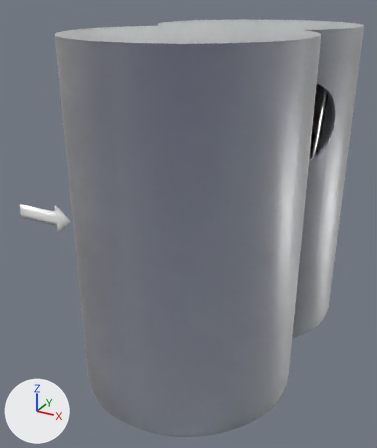
The Blender file ThreeLobeBlower.blend: old version first, new version second.
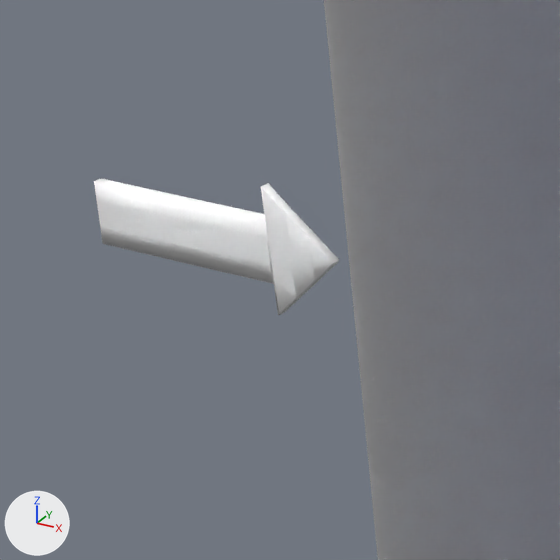
Each version appears first from a camera (50 mm lens) standing at (0.1092, -0.0881, 0.1097) and looking at (0.0136, 0.0858, 0.0228), and next in a close-up on the part from 0% to 31% of the width and 37% to 63% of the height. Every picture has the same lights, and +X, +Y and +Z are marked at lower left.

In view in the first close-up: 'Housing', 'Plane'.
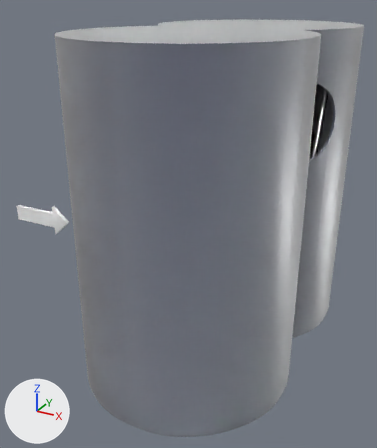
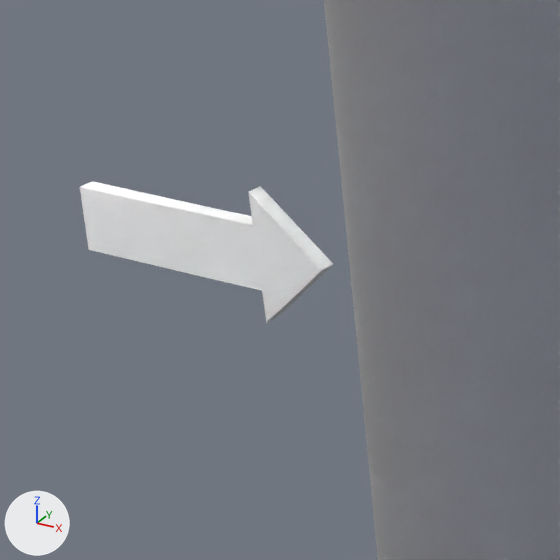
Commit message: Fix arrow geometry

Changed parts and their boxes (x1, y1, x2, y2) in the close-ups (560 x 560 px):
'Plane', reshaped, modifiers changed: before (94, 179, 339, 315); after (80, 181, 333, 323)

Diff of the bpy script that builds the scene:
```diff
--- a/ThreeLobeBlower.blend.py
+++ b/ThreeLobeBlower.blend.py
@@ me_plane @@
 # used by ob_plane; location = (0.0476, 0.0582, 0.0503); rotation_euler = (1.571, 0.0, 0.0), in degrees (90, 0, 0); scale = (1.0, 0.3, 1.0)
-me_plane.from_pydata(...)  # 34 vertices, 27 faces; spans x -0.0135..0.0135, y -0.02..0.02, z 0.0
+me_plane.from_pydata(...)  # 46 vertices, 49 faces; spans x -0.0135..0.0135, y -0.02..0.02, z 0.0..0.0015
+# me_plane part 1
+# 13 vertices are removed from x 0.0065..0.0112, y -0.0133..0.0133, z 0.0
+# 27 faces are deleted
+# 2 vertices move from x 0.0065, y -0.0167..0.0167, z 0.0 to x 0.0065, y -0.02..0.02, z 0.0015
+# 8 vertices are added at x -0.0068..0.01, y -0.0033..0.0033, z 0.0015
+# 11 new vertices lie (0.0, 0.0, 0.0015) away from vertices in x -0.0135..0.0135, y -0.01..0.01, z 0.0
+# 6 new vertices lie (0.0035, 0.0, 0.0) away from vertices in x 0.0065, y -0.01..0.01, z 0.0..0.0015
+# 49 new faces join them
@@ ob_plane @@
 ob_plane.scale = (1.0, 0.3, 1.0)
-_m = ob_plane.modifiers.new('Solidify', 'SOLIDIFY')
-_m.thickness = 0.001
-_m.nonmanifold_thickness_mode = 'FIXED'
-_m.nonmanifold_merge_threshold = 0.0003
-_m = ob_plane.modifiers.new('Bevel', 'BEVEL')
-_m.width = 0.0002
-_m.width_pct = 0.0002
-_m.limit_method = 'NONE'
-_m.profile = 0.483
-_m.spread = 0.0
 _m = ob_plane.modifiers.new('Curve', 'CURVE')
```
